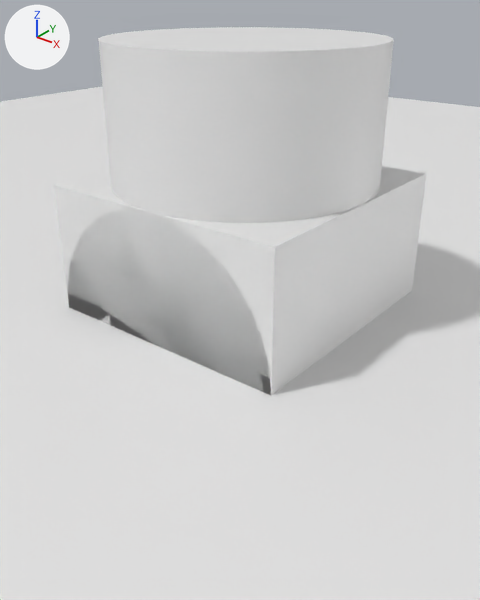
What one commit did to the FBX model editor/assets/primitives.fbx.
Rendered twice from a camera (50 mm lens) standing at (152.0, -193.0, 119.0) and looking at (-1.0, -1.0, 0.0). The lights are fixed; the arrows at upper left show +X, +Y and +Z. Where no turn or scale is listed for an object, it has been applied to the vertices.
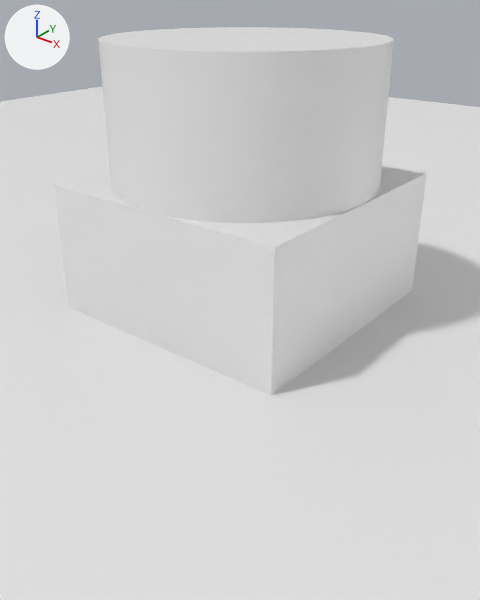
Changed parts and their boxes [x1, y1, x2, y2] in the pictures (480 x 600 px):
'cone', turned (not visible afterwards)
    before: [68, 210, 271, 395]

The edits, one by one:
Object 'cone' (ob_cone) turns from (0, 0, 0) to (90, 0, 0) degrees about x, y and z.
